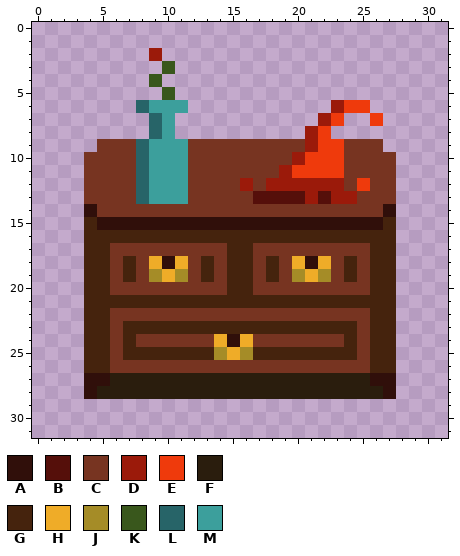
Pixel-art sprite: CGJ-2019/Sprites/chest-of-drawers-front.png. The picture above was drawn from the file before the commit.
The file is 32x32 pixels.
Palette (. is transparent): A #300f0a  B #550f0a  C #773421  D #9b1a0a  E #ef3a0c  F #2a1d0d  G #45230d  H #efac28  J #a58c27  K #39571c  L #276468  M #3c9f9c
Pixels before, first column x 4:
 2 .....D..................
 3 ......K.................
 4 .....K..................
 5 ......K.................
 6 ....LMMM...........DEE..
 7 .....LM...........DE..E.
 8 .....LM..........DE.....
 9 .CCCLMMMCCCCCCCCCDEECCC.
10 CCCCLMMMCCCCCCCCDEEECCCC
11 CCCCLMMMCCCCCCCDEEEECCCC
12 CCCCLMMMCCCCDCDDDDDDCECC
13 CCCCLMMMCCCCCBBBBDBDDCCC
14 ACCCCCCCCCCCCCCCCCCCCCCA
15 GAAAAAAAAAAAAAAAAAAAAAAG
16 GGGGGGGGGGGGGGGGGGGGGGGG
17 GGCCCCCCCCCGGCCCCCCCCCGG
18 GGCGCHAHCGCGGCGCHAHCGCGG
19 GGCGCJHJCGCGGCGCJHJCGCGG
20 GGCCCCCCCCCGGCCCCCCCCCGG
21 GGGGGGGGGGGGGGGGGGGGGGGG
22 GGCCCCCCCCCCCCCCCCCCCCGG
23 GGCGGGGGGGGGGGGGGGGGGCGG
24 GGCGCCCCCCHAHCCCCCCCGCGG
25 GGCGGGGGGGJHJGGGGGGGGCGG
26 GGCCCCCCCCCCCCCCCCCCCCGG
27 AAFFFFFFFFFFFFFFFFFFFFAA
28 AFFFFFFFFFFFFFFFFFFFFFFA
After the commit:
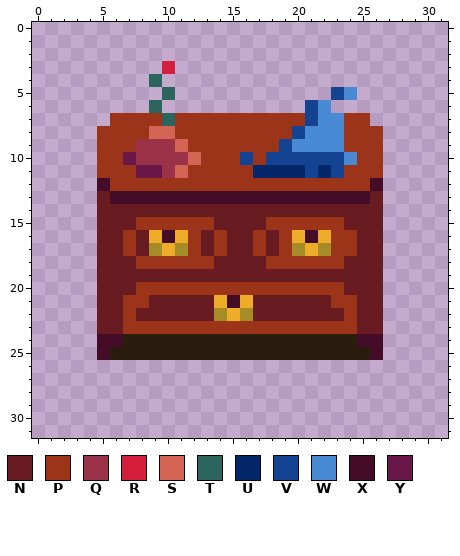
Colours new in this view: N #691b22  P #9c341a  Q #9c3247  R #d41e3c  S #d46453  T #2c645e  U #032769  V #144491  W #488bd4  X #450c28  Y #691749
The edit:
Changed rows in their new state; - is an unchanged pixel.
first column x 4:
 2 -----.------------------
 3 ------R-----------------
 4 -----T------------------
 5 ------T------------VW---
 6 ----.T..---------VW...--
 7 --PPPPTPPPPPPPPPPVWWPP.-
 8 -PPPPSSPPPPPPPPPVWWWPPP-
 9 -PPPQQQSPPPPPPPVWWWWPPP-
10 .PPYQQQQSPPPVPVVVVVVWPP.
11 .PPPYYQSPPPPPUUUUVUVPPP.
12 .XPPPPPPPPPPPPPPPPPPPPX.
13 .NXXXXXXXXXXXXXXXXXXXXN.
14 .NNNNNNNNNNNNNNNNNNNNNN.
15 .NNNPPPPPPNNNNPPPPPPNNN.
16 .NNPNHXHPNPNNPNPHXHPPNN.
17 .NNPNJHJPNPNNPNPJHJPPNN.
18 .NNNPPPPPPNNNNPPPPPPNNN.
19 .NNNNNNNNNNNNNNNNNNNNNN.
20 .NNNPPPPPPPPPPPPPPPPNNN.
21 .NNPPNNNNNHXHNNNNNNPPNN.
22 .NNPNNNNNNJHJNNNNNNNPNN.
23 .NNPPPPPPPPPPPPPPPPPPNN.
24 .XXFFFFFFFFFFFFFFFFFFXX.
25 .XFFFFFFFFFFFFFFFFFFFFX.
26 ........................
27 ........................
28 ........................
